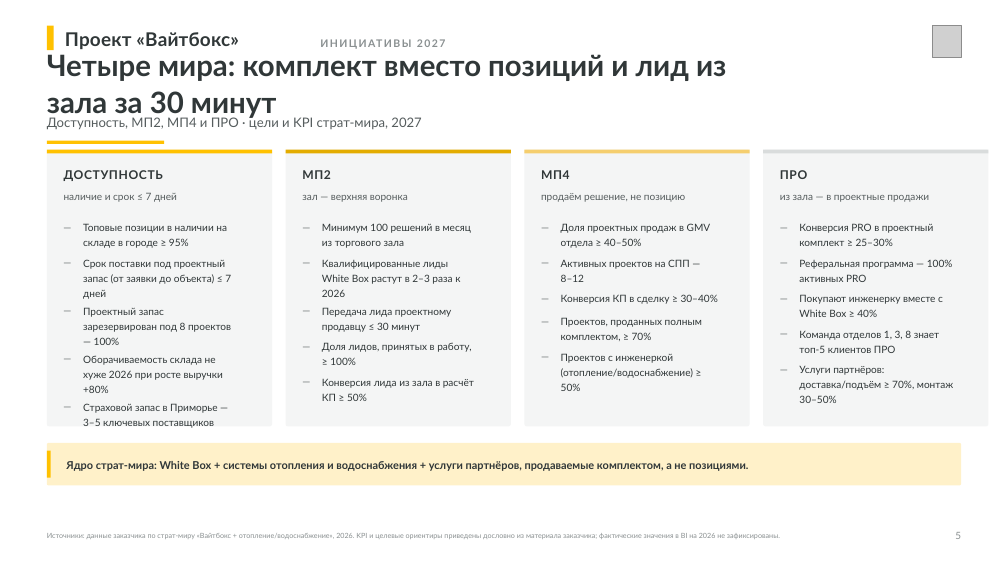
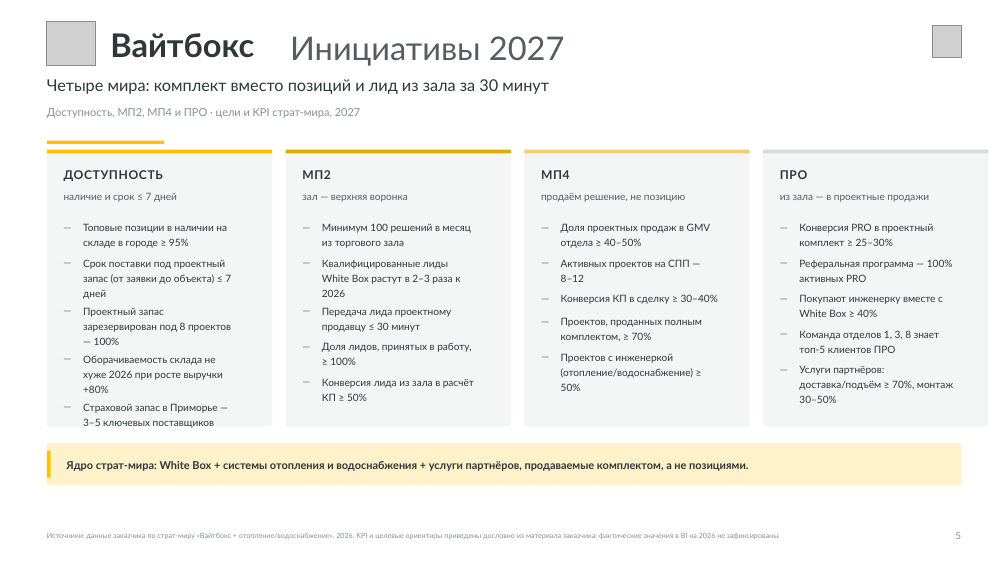
Before and after one commit to dmitrypalych44-ai/power-point, a slide deck: slide 5 of deliverables/Лемана_ПРО_Стратегия_Владивосток_2027.pptx. Drawn at 1008x567 pixels with LibreOffice and Linux fonts; fonts in the diff are those of the drawing; grey boxes stand for pictures. Boxes give left, top, right and bottom in pixels: in the first picture for what was removed or moved away, otherwise in the second. Text is boxed around its words. In the diff, an @@ line names an element or a change of style, - is before the commit and + after.

Commit message:
Инфографика вместо таблиц: доли рынка, списки действий и метрик, фирменные KPI-карточки со срезанным углом

```diff
--- a/deliverables/Лемана_ПРО_Стратегия_Владивосток_2027.pptx
+++ b/deliverables/Лемана_ПРО_Стратегия_Владивосток_2027.pptx
@@ rectangle removed at (47, 26, 54, 51) @@
@@ picture added at (47, 21, 95, 65) @@
@@ text at (110, 33, 254, 58): text changed; size 18 to 31 pt @@
-Проект «Вайтбокс»
+Вайтбокс
@@ text at (290, 36, 565, 66): text changed; size 10 to 31 pt; text colour #8A9091 to #565D5E; bold off @@
-ИНИЦИАТИВЫ 2027
+Инициативы 2027
@@ text at (47, 79, 549, 94): text changed; size 28 to 15.5 pt; bold off @@
-Четыре мира: комплект вместо позиций и лид из
-зала за 30 минут
+Четыре мира: комплект вместо позиций и лид из зала за 30 минут
@@ text "Доступность, МП2, МП4 и ПРО ...": place and size @@
-text "Доступность, МП2, МП4 и ПРО ..." at (47, 115, 421, 130)
+text "Доступность, МП2, МП4 и ПРО ..." at (47, 108, 360, 118)
@@ text "Доступность, МП2, МП4 и ПРО ..." at (47, 108, 360, 118): size 12.5 to 10.5 pt, text colour #565D5E to #8A9091; line spacing 1.2 to 1.16 @@
```
Also in this commit, not shown: 33 other slides changed, 35 other files.
